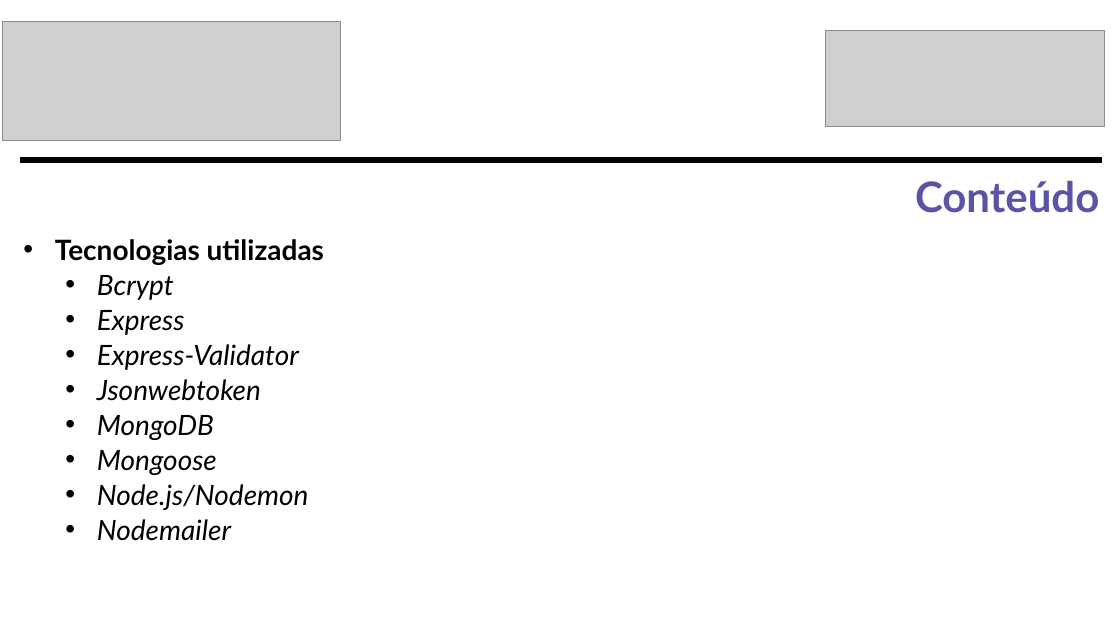
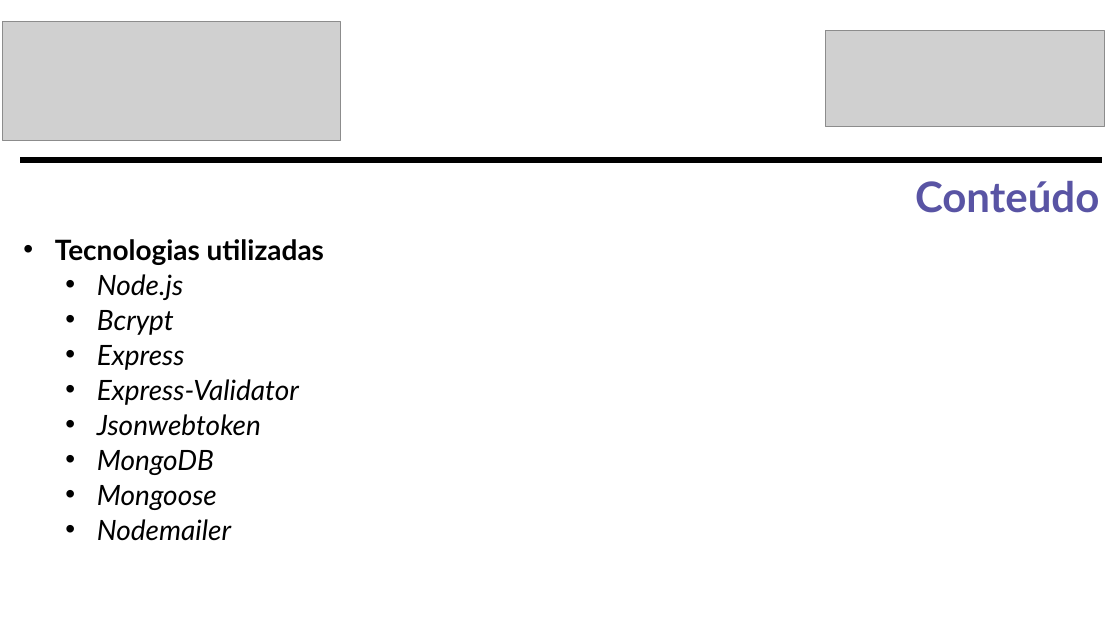
Before and after one commit to Paprikadarlingtoniapurpuraquevedo/galeria_possivel, a slide deck: slide 10 of Galeria Possível.pptx. Drawn at 1120x630 pixels with LibreOffice and Linux fonts; fonts in the diff are those of the drawing; grey boxes stand for pictures. Boxes give left, top, right and bottom in pixels: in the first picture for what was removed or moved away, otherwise in the second. Text is boxed around its words. In the diff, an @@ line names an element or a change of style, - is before the commit and + after.

```diff
--- a/Galeria Possível.pptx
+++ b/Galeria Possível.pptx
@@ text at bbox=[97, 274, 183, 300]: paragraph added @@
+  • Node.js
@@ text at bbox=[97, 484, 309, 510]: paragraph removed @@
-  • Node.js/Nodemon
```
Also in this commit, not shown: 2 other slides changed.
